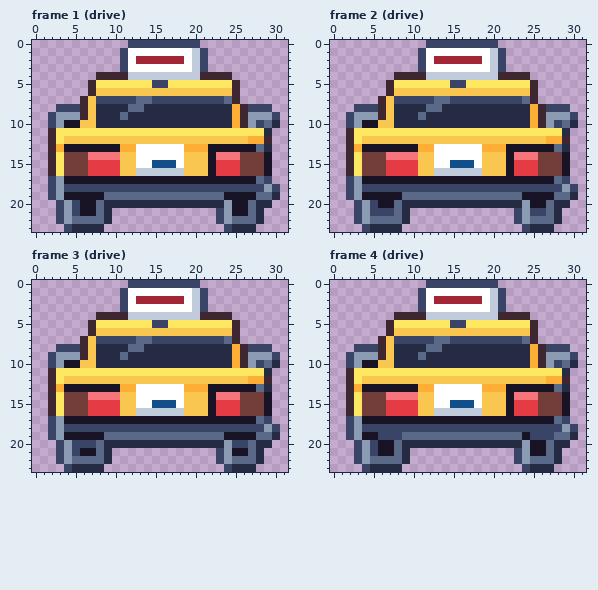
Pixel-art file: art/depths/taxi@56.aseprite. The picture above was drawn from the file before the commit.
32x24 pixels, 14 frames. Shown: frame 1 (drive), frame 2 (drive), frame 3 (drive), frame 4 (drive). The commit also changed other frames, which this record leaves out.
The result:
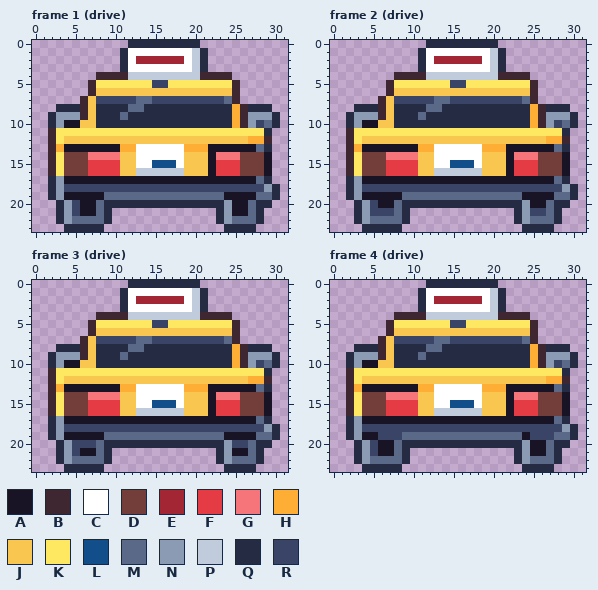
Palette (. is transparent): A #181425  B #3e2731  C #ffffff  D #733e39  E #a22633  F #e43b44  G #f6757a  H #feae34  J #f9c74f  K #fee761  L #124e89  M #5a6988  N #8b9bb4  P #c0cbdc  Q #262b44  R #3a4466
Change:
Frame 1 (drive):
y 0: x 12..20 RRRRRRRRR -> QQQQQQQQQ
y 1..3: x 11 R -> Q; x 21 R -> Q
y 8: x 3..5 RRR -> QQQ; x 27..29 RRR -> QQQ
y 9: x 2 R -> Q; x 30 R -> Q
y 10: x 2 R -> Q
y 17: x 2 R -> Q; x 29 R -> Q
y 18: x 2 R -> Q; x 30 R -> Q
y 19: x 2 R -> Q
y 20: x 3 R -> Q
y 21..22: x 3 R -> Q; x 23 R -> Q
y 23: x 4 R -> Q; x 24 R -> Q
Frame 2 (drive): the same change as frame 1 (drive)
Frame 3 (drive): the same change as frame 1 (drive)
Frame 4 (drive): the same change as frame 1 (drive)
